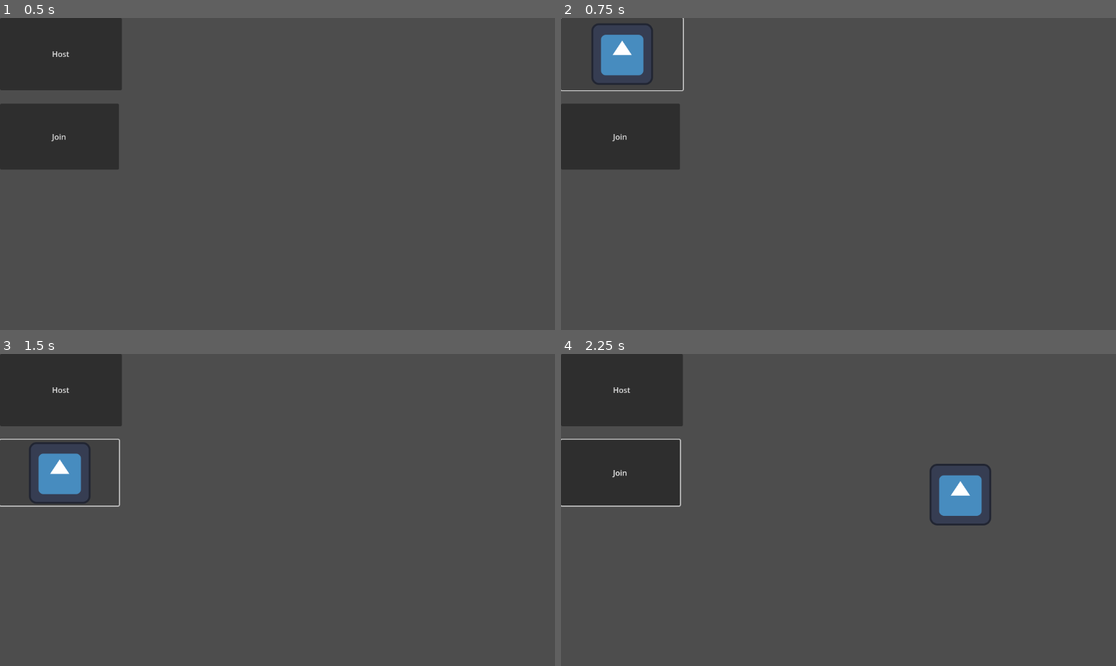
Above: before the commit, frames 1-4 (two rows, left to right).
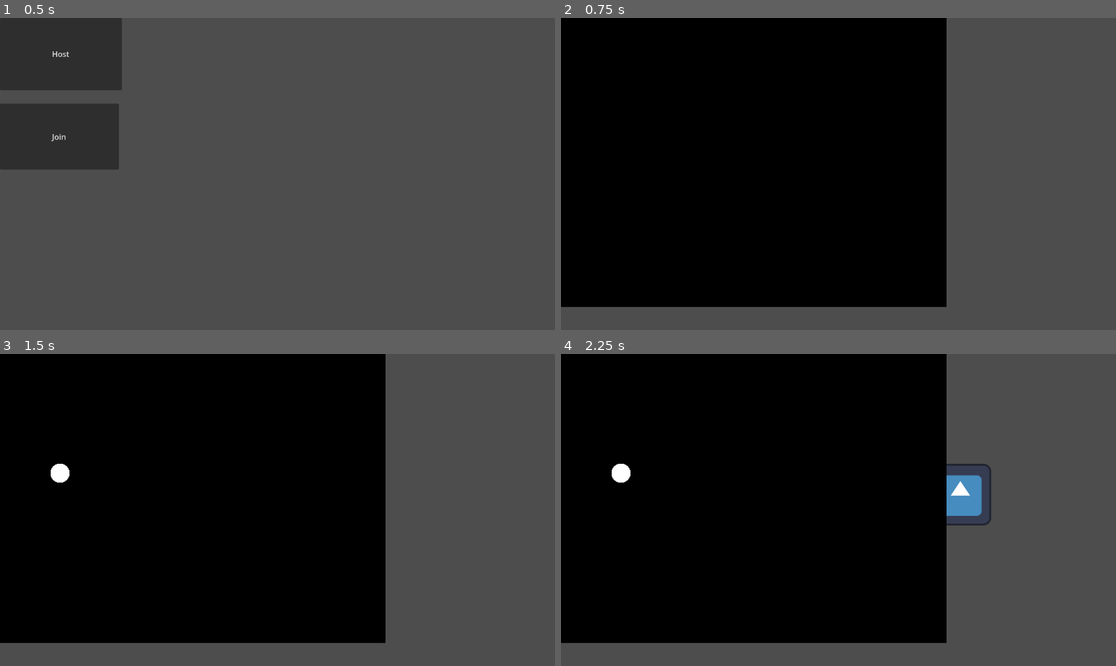
Above: after the commit, the same moments.

Repository: banana67676/Pitch-It-2025-2026
Game: Godot game, scene res://scenes/Multiplayer_Menu.tscn
Same seed, same stepped clock (60 frames per second), same inputs: the game is played once before the commit and once after it. The engine's default icon, where the game draws it, is replaced by a stand-in: a white triangle on a blue panel in a dark square.
Inputs (mouse positions are in pixels of both pictures, inside the frame that each line leads up to):
- Up to frame 1 (0.5 s): no input
- Up to frame 2 (0.75 s): click "Host" at 0.5 s
- Up to frame 3 (1.5 s): click "Join" at 1.25 s
- Up to frame 4 (2.25 s): move the mouse to (960, 494) at 2.02 s; press the mouse at (960, 494) at 2.03 s

Frame 1 is identical in both runs. In frame 2, 64% of the frame differs, in the area x 0-70%, y 0-93%; in frame 3, 64%; in frame 4, 64%.

Commit message:
Made the drawing system better (no longer using lines), integrated it with the player

Diff:
--- a/Drawing.tscn
+++ /dev/null
@@ -1,3 +0,0 @@
-[gd_scene format=3 uid="uid://cat3r74f0e1ep"]
-
-[node name="DrawingScene" type="Node2D"]
--- a/drawing.gd
+++ /dev/null
@@ -1,38 +0,0 @@
-extends Node2D
-
-var linkedNode
-var lines = []
-var points = []
-
-func placeLineNode() -> void:
-	if linkedNode != null:
-		if linkedNode.get_point_count() == 0:
-			linkedNode.free()
-		elif linkedNode.get_point_count() == 1:
-			linkedNode.add_point(linkedNode.get_point(0)+Vector2(1,1))
-	linkedNode = Line2D.new()
-	linkedNode.joint_mode = Line2D.LINE_JOINT_ROUND
-	$Node2D.add_child(linkedNode)
-	pass
-
-var markerSet = []
-#var drawing_unit = preload("res://drawing_unit.tscn")
-var collShape
-var collCirc
-
-# Called every frame. 'delta' is the elapsed time since the previous frame.
-func _process(delta: float) -> void:
-	if Input.is_action_pressed("Mouse Click"):
-		if markerSet.size() == 0 || markerSet[markerSet.size() - 1].global_position != get_global_mouse_position():
-			#var draw_instance = drawing_unit.instantiate()
-			#draw_instance.global_position = get_global_mouse_position()
-			points.append(get_global_mouse_position())
-			linkedNode.add_point(get_global_mouse_position())
-			#add_child(draw_instance)
-	if Input.is_action_just_released("Mouse Click"):
-		placeLineNode()
-	pass
-
-# Called when the node enters the scene tree for the first time.
-func _enter_tree() -> void:
-	placeLineNode()
--- a/project.godot
+++ b/project.godot
@@ -15,6 +15,14 @@
 config/features=PackedStringArray("4.3", "GL Compatibility")
 config/icon="res://icon.svg"
 
+[input]
+
+"Mouse Click"={
+"deadzone": 0.5,
+"events": [Object(InputEventMouseButton,"resource_local_to_scene":false,"resource_name":"","device":-1,"window_id":0,"alt_pressed":false,"shift_pressed":false,"ctrl_pressed":false,"meta_pressed":false,"button_mask":1,"position":Vector2(295, 12),"global_position":Vector2(304, 58),"factor":1.0,"button_index":1,"canceled":false,"pressed":true,"double_click":false,"script":null)
+]
+}
+
 [rendering]
 
 renderer/rendering_method="gl_compatibility"
--- /dev/null
+++ b/scenes/Drawing.tscn
@@ -0,0 +1,6 @@
+[gd_scene load_steps=2 format=3 uid="uid://ukycayh8nnxn"]
+
+[ext_resource type="Script" path="res://scripts/drawing.gd" id="1_3wqvh"]
+
+[node name="DrawingScene" type="Node2D"]
+script = ExtResource("1_3wqvh")
--- a/scenes/Multiplayer_Menu.tscn
+++ b/scenes/Multiplayer_Menu.tscn
@@ -1,7 +1,7 @@
 [gd_scene load_steps=3 format=3 uid="uid://bo3vx0ii1i20j"]
 
 [ext_resource type="Script" path="res://scripts/multiplayer_menu.gd" id="1_ylxpt"]
-[ext_resource type="PackedScene" uid="uid://uusipllqkn41" path="res://Player.tscn" id="2_1tk81"]
+[ext_resource type="PackedScene" uid="uid://uusipllqkn41" path="res://scenes/Player.tscn" id="2_1tk81"]
 
 [node name="Multiplayer_Menu" type="Node2D"]
 script = ExtResource("1_ylxpt")
@@ -21,7 +21,6 @@
 "
 
 [node name="MultiplayerSpawner" type="MultiplayerSpawner" parent="."]
-_spawnable_scenes = PackedStringArray("res://Player.tscn")
 spawn_path = NodePath("..")
 
 [connection signal="pressed" from="Button" to="." method="_on_button_pressed"]
--- a/Player.tscn
+++ b/scenes/Player.tscn
@@ -1,8 +1,8 @@
 [gd_scene load_steps=5 format=3 uid="uid://uusipllqkn41"]
 
 [ext_resource type="Texture2D" uid="uid://cibo4eikjhyt2" path="res://icon.svg" id="1_tdxrx"]
-[ext_resource type="Script" path="res://Player.gd" id="2_r8hio"]
-[ext_resource type="PackedScene" uid="uid://cat3r74f0e1ep" path="res://Drawing.tscn" id="3_yp4vl"]
+[ext_resource type="Script" path="res://scripts/Player.gd" id="2_r8hio"]
+[ext_resource type="PackedScene" uid="uid://ukycayh8nnxn" path="res://scenes/Drawing.tscn" id="3_yp4vl"]
 
 [sub_resource type="SceneReplicationConfig" id="SceneReplicationConfig_531s6"]
 properties/0/path = NodePath(".:position")
--- a/Player.gd
+++ b/scripts/Player.gd
@@ -1,8 +1,14 @@
-extends Sprite2D
+extends Node2D
+
 @export var drawing_scene: PackedScene
+var drawing
+func _start():
+	preload("../scenes/Multiplayer_Menu.tscn")
 
 func _enter_tree():
 	set_multiplayer_authority(name.to_int())
+	drawing = drawing_scene.instantiate()
+	get_parent().call_deferred("add_child", drawing)
 
 
 # Called every frame. 'delta' is the elapsed time since the previous frame.
--- /dev/null
+++ b/scripts/drawing.gd
@@ -0,0 +1,42 @@
+extends Node2D
+
+enum drawing_modes {DRAW, ERASE}
+
+var image
+var image_texture
+var mode = drawing_modes.DRAW
+var enabled = true
+const WIDTH = 800
+const HEIGHT = 600
+var mode_size = 20
+var draw_color = Color8(255,255,255,255)
+
+func _ready():
+	position = Vector2(0,0)
+	var canvas_fill = PackedByteArray()
+	canvas_fill.resize(WIDTH*HEIGHT*4)
+	self.repeat_fill(canvas_fill, PackedByteArray([0,0,0,255]))
+	image = Image.create_from_data(WIDTH, HEIGHT, false, Image.FORMAT_RGBA8, canvas_fill)
+	image_texture = ImageTexture.create_from_image(image)
+
+
+func _process(delta: float) -> void:
+	if enabled:
+		if Input.is_action_pressed("Mouse Click"):
+			var mouse_pos = get_global_mouse_position()
+			for i in range(max(mouse_pos.x-mode_size, 0), min(mouse_pos.x+mode_size, WIDTH)):
+				for j in range(max(mouse_pos.y-mode_size, 0), min(mouse_pos.y+mode_size, HEIGHT)):
+					if mouse_pos.distance_to(Vector2(i, j)) < mode_size:
+						if mode == drawing_modes.DRAW:
+							image.set_pixel(i, j, draw_color)
+						elif mode == drawing_modes.ERASE:
+							image.set_pixel(i,j,Color8(0,0,0,0))
+	image_texture.update(image)
+
+
+func _draw() -> void:
+	self.draw_texture(image_texture, Vector2(0,0))
+#
+func repeat_fill(array: PackedByteArray, suppliant: PackedByteArray) -> void:
+	for i in range(array.size()):
+		array.set(i, suppliant[i % suppliant.size()])
--- a/scripts/multiplayer_menu.gd
+++ b/scripts/multiplayer_menu.gd
@@ -4,17 +4,19 @@
 @export var player_scene : PackedScene
 
 var SERVER_PORT  = 2135
-var SERVER_IP = "192.168.4.67"
+var SERVER_IP = "127.0.0.1"
 
 func _on_button_pressed():
-	peer.create_server(SERVER_PORT)
-	multiplayer.multiplayer_peer = peer
-	multiplayer.peer_connected.connect(add_player)
-	add_player()
+	if peer.host == null:
+		peer.create_server(SERVER_PORT)
+		multiplayer.multiplayer_peer = peer
+		multiplayer.peer_connected.connect(add_player)
+		add_player()
 
 func _on_button_2_pressed():
-	peer.create_client(SERVER_IP, SERVER_PORT)
-	multiplayer.multiplayer_peer = peer
+	if peer.host == null:
+		peer.create_client(SERVER_IP, SERVER_PORT)
+		multiplayer.multiplayer_peer = peer
 
 
 func add_player(id = 1):
Renamed: card.tscn -> scenes/card.tscn
Renamed: draw_card.tscn -> scenes/draw_card.tscn
